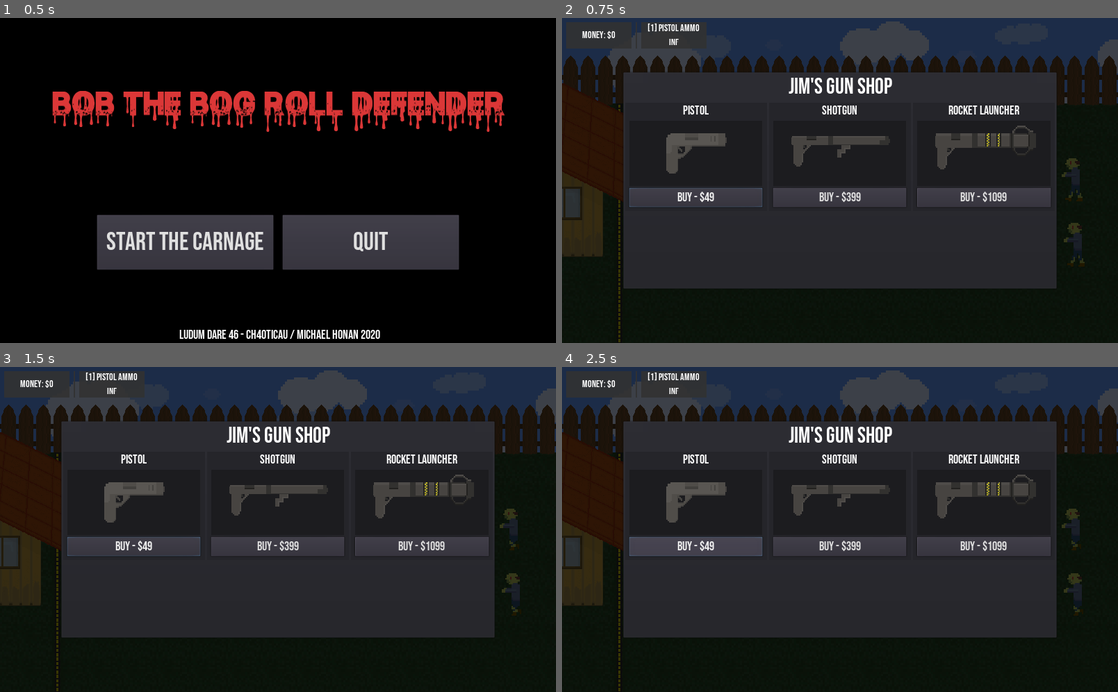
Above: before the commit, frames 1-4 (two rows, left to right).
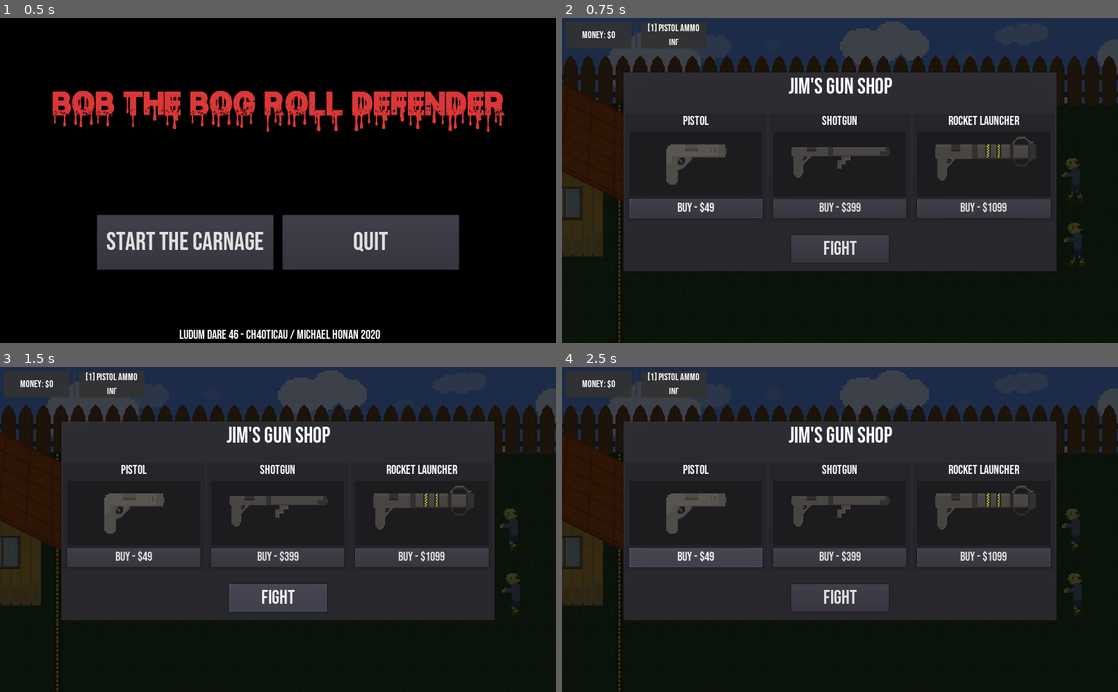
Above: after the commit, the same moments.

Repository: mchonan1996/ldjam-46-ZombieDefender
Game: Godot game, scene res://levels/MainMenu.tscn
Same seed, same stepped clock (60 frames per second), same inputs: the game is played once before the commit and once after it.
Inputs (mouse positions are in pixels of both pictures, inside the frame that each line leads up to):
- Up to frame 1 (0.5 s): no input
- Up to frame 2 (0.75 s): click "Start the Carnage" at 0.5 s
- Up to frame 3 (1.5 s): click (278, 597) at 1.25 s, where only the run after the commit has a clickable "Fight"
- Up to frame 4 (2.5 s): click "Buy - $49" at 2 s

Frame 1 is identical in both runs. In frame 2, 12% of the frame differs, in the area x 11-89%, y 26-84%; in frame 3, 12%; in frame 4, 12%.

Commit message:
Finished buy menu look

Diff:
--- a/prefabs/BuyMenu.tscn
+++ b/prefabs/BuyMenu.tscn
@@ -1,10 +1,11 @@
-[gd_scene load_steps=10 format=2]
+[gd_scene load_steps=12 format=2]
 
 [ext_resource path="res://fonts/BebasNeue-Regular.ttf" type="DynamicFontData" id=1]
 [ext_resource path="res://sounds/Jim-Intro.ogg" type="AudioStream" id=2]
 [ext_resource path="res://sprites/prot/big_pistol.png" type="Texture" id=3]
 [ext_resource path="res://sprites/prot/big_shotgun.png" type="Texture" id=4]
 [ext_resource path="res://sprites/prot/big_rocket.png" type="Texture" id=5]
+[ext_resource path="res://scripts/BuyMenu.gd" type="Script" id=6]
 
 [sub_resource type="DynamicFont" id=1]
 size = 42
@@ -18,6 +19,10 @@
 
 [sub_resource type="DynamicFont" id=4]
 size = 24
+font_data = ExtResource( 1 )
+
+[sub_resource type="DynamicFont" id=5]
+size = 36
 font_data = ExtResource( 1 )
 
 [node name="BuyMenu" type="PopupPanel"]
@@ -29,7 +34,8 @@
 margin_left = -400.0
 margin_top = -200.0
 margin_right = 400.0
-margin_bottom = 200.0
+margin_bottom = 169.0
+script = ExtResource( 6 )
 __meta__ = {
 "_edit_use_anchors_": false
 }
@@ -41,6 +47,7 @@
 margin_top = 4.0
 margin_right = -4.0
 margin_bottom = -4.0
+custom_constants/separation = 24
 __meta__ = {
 "_edit_use_anchors_": false
 }
@@ -54,9 +61,9 @@
 valign = 1
 
 [node name="HBoxContainer" type="HBoxContainer" parent="VBoxContainer"]
-margin_top = 55.0
-margin_right = 792.0
-margin_bottom = 255.0
+margin_top = 75.0
+margin_right = 792.0
+margin_bottom = 275.0
 rect_min_size = Vector2( 0, 200 )
 
 [node name="PistolPanel" type="Panel" parent="VBoxContainer/HBoxContainer"]
@@ -229,5 +236,19 @@
 custom_fonts/font = SubResource( 4 )
 text = "Buy - $1099"
 
+[node name="CenterContainer" type="CenterContainer" parent="VBoxContainer"]
+margin_top = 299.0
+margin_right = 792.0
+margin_bottom = 349.0
+rect_min_size = Vector2( 0, 50 )
+
+[node name="FightButton" type="Button" parent="VBoxContainer/CenterContainer"]
+margin_left = 306.0
+margin_right = 486.0
+margin_bottom = 50.0
+rect_min_size = Vector2( 180, 0 )
+custom_fonts/font = SubResource( 5 )
+text = "Fight"
+
 [node name="JimSounds" type="AudioStreamPlayer" parent="."]
 stream = ExtResource( 2 )
--- /dev/null
+++ b/scripts/BuyMenu.gd
@@ -0,0 +1 @@
+extends PopupPanel
